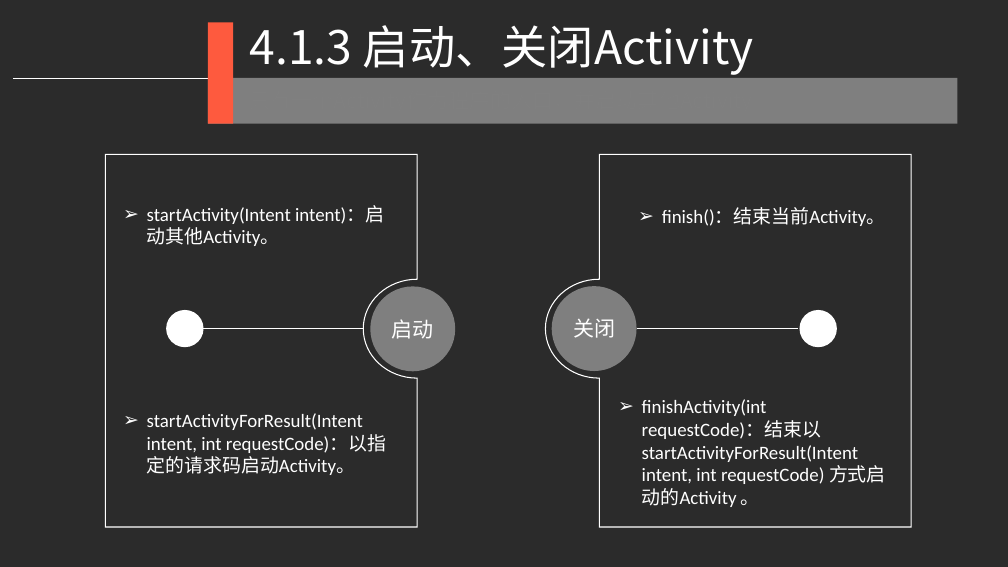
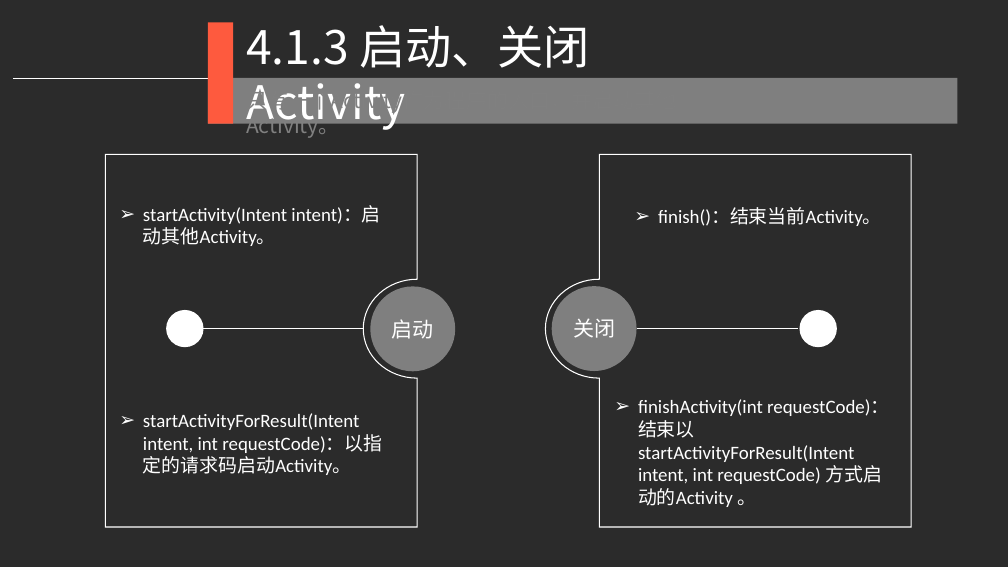
Before and after one commit to djuanbei/18Android1, a slide deck: slide 6 of ppt/ch4.pptx. Drawn at 1008x567 pixels with LibreOffice and Linux fonts; fonts in the diff are those of the drawing; background and template pictures are left out; a plain dark background stands for a picture behind light text. Boxes give left, top, right and bottom in pixels: in the first picture for what was removed or moved away, otherwise in the second. Text is boxed around its words. In the diff, an @@ line names an element or a change of style, - is before the commit and + after.

```diff
--- a/ppt/ch4.pptx
+++ b/ppt/ch4.pptx
@@ text "4.1.3 启动、关闭Activity" rewrapped from bbox=[250, 25, 754, 75] to bbox=[246, 25, 590, 138] @@
@@ text "只有一个Activity作为程序的入口，并启动其他Activity。" rewrapped from bbox=[243, 84, 790, 117] to bbox=[246, 72, 676, 138] @@
@@ text "startActivity(Intent intent)：启动其他Activity。" at bbox=[143, 205, 380, 246]: font Calibri to Noto Sans CJK SC in "intent)：启动其他Activity。" @@
@@ text "finish()：结束当前Activity。" at bbox=[658, 207, 882, 226]: font Calibri to Noto Sans CJK SC in "finish()：结束当前Activity。" @@
@@ text "startActivityForResult(Intent intent, int requestCode)：以指定的请 ..." at bbox=[143, 413, 382, 475]: font Calibri to Noto Sans CJK SC in "requestCode)：以指定的请求码启动Activity。" @@
@@ text "finishActivity(int requestCode)：结束以startActivityForResult(In ..." at bbox=[638, 399, 890, 507]: font Calibri to Noto Sans CJK SC in "requestCode)：结束以startActivityForResult(Intent 方式启动的Activity  ..." @@
```
Also in this commit, not shown: 23 other slides changed, 1 slide added.
